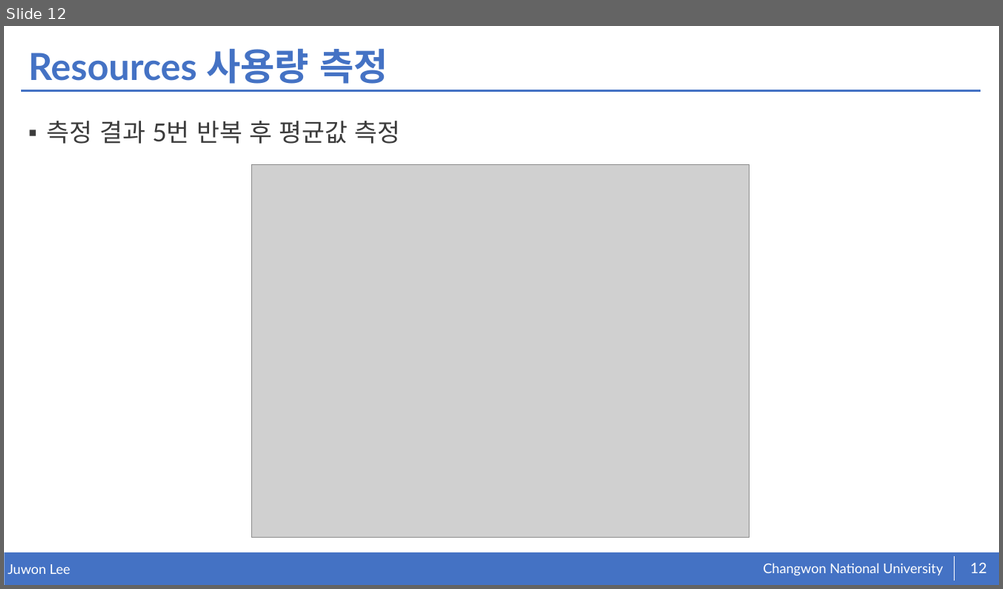
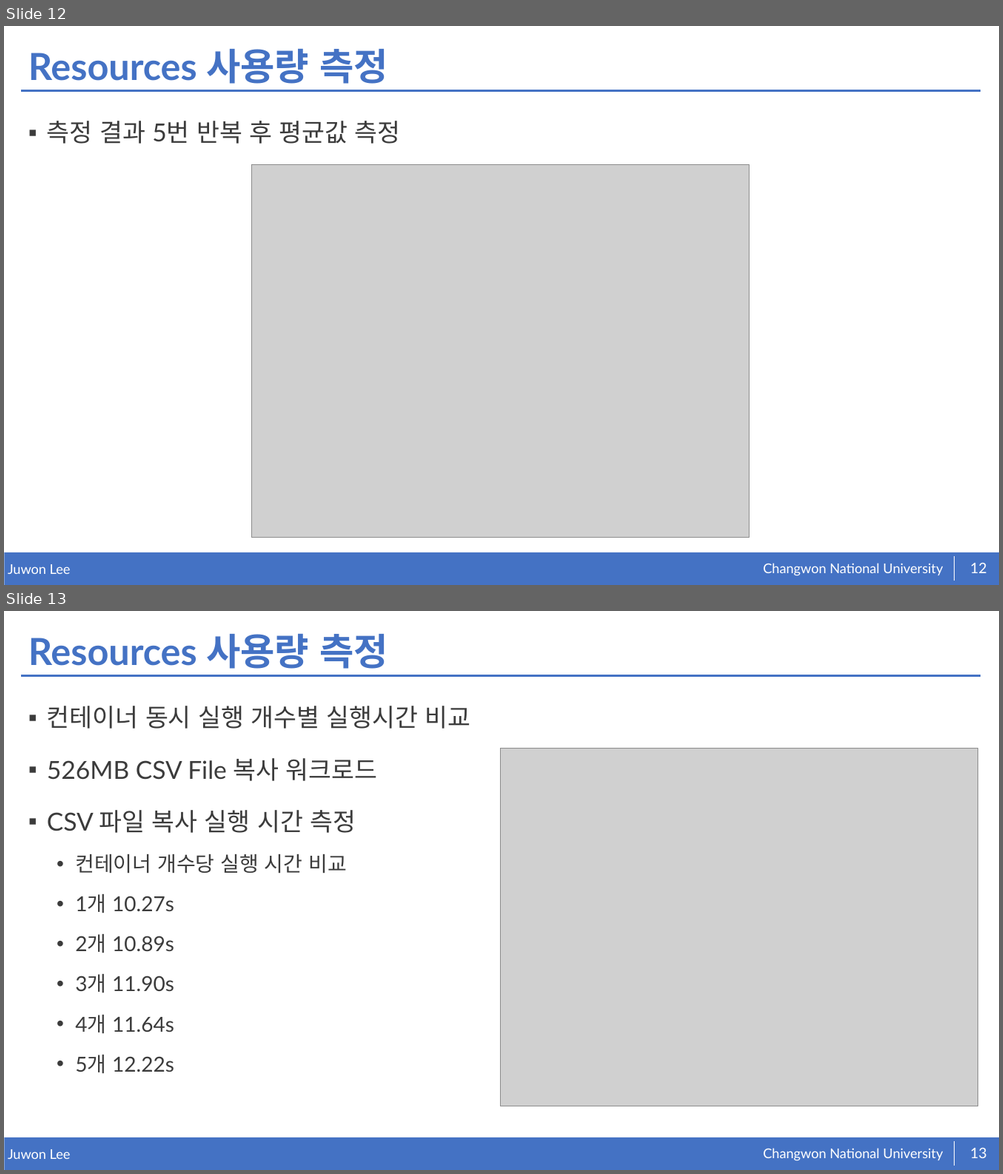
Before and after one commit to jujuwon/noslab-container, a slide deck: slide/Docker container resources 사용량 측정.pptx. Shown one above the other, each under a label of ours: slide 12 before the commit, slides 12 and 13 after it. The pictures are 1003x589 and 1003x1174 pixels, drawn with LibreOffice and Linux fonts; fonts in the diff are those of the drawing; grey boxes stand for pictures. Boxes give left, top, right and bottom in pixels: in the first picture for what was removed or moved away, otherwise in the second. Text is boxed around its words. In the diff, an @@ line names an element or a change of style, - is before the commit and + after.

Commit message:
feat: update slide [container runtime eval]

```diff
--- a/slide/Docker container resources 사용량 측정.pptx
+++ b/slide/Docker container resources 사용량 측정.pptx
@@ slide 13 added at (4,611,999,1170), background #FFFFFF; not listed: 5 template elements that a slide beside it also shows @@
@@ title added at (28,633,388,669), 36 pt, text #4472C4, bold @@
+Resources 사용량 측정
@@ text added at (47,706,471,1073), 20 pt, text #3B3B3B @@
+▪ 컨테이너 동시 실행 개수별 실행시간 비교
+▪ 526MB CSV File 복사 워크로드
+▪ CSV 파일 복사 실행 시간 측정
+  • 컨테이너 개수당 실행 시간 비교
+  • 1개 10.27s
+  • 2개 10.89s
+  • 3개 11.90s
+  • 4개 11.64s
+  • 5개 12.22s
@@ picture added at (500,749,978,1106) @@
@@ page number added at (970,1148,987,1159), 14 pt, text #FFFFFF @@
+13
```
